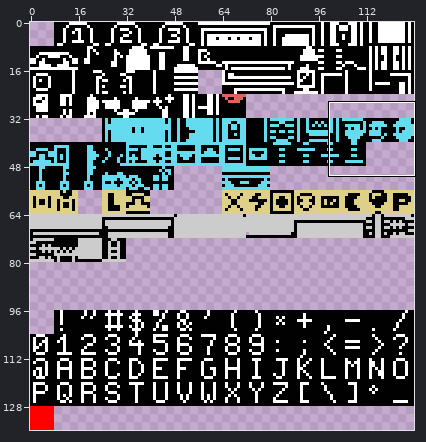
Edited in one commit: sprite sheet (room5/assets/tileset.png). The picture above shows the old version from afar; the outline marks the close-up.
Close-up. Before the commit:
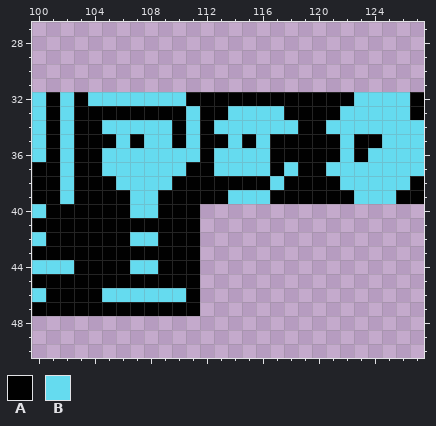
The file is 128x136 pixels. Shown: x 100..127, y 27..50.
Palette (. is transparent): A #010101  B #65dbef
Pixels before, first column x 100:
32 BABABBBBBBBAAAAAAAAAAAABBBBA
33 BABAAAAAAAABAABBBBAAAABBBBBA
34 BABAABBBBBABABBBBBBAABBBBBBB
35 BABAAABABBABAABABAAAAABAABBB
36 BABAABBBBBBBABBBBAAAAABABBBB
37 AABAABBBBBBAABBBBABAABBBBBBB
38 AABAAABBBBAAAAAAABAAAABBBBBA
39 AABAAAABBAAAAABBBAAAAAABBBAA
40 BAAAAAABBAAA................
41 AAAAAAAAAAAA................
42 BAAAAAABBAAA................
43 AAAAAAAAAAAA................
44 BBBAAAABBAAA................
45 AAAAAAAAAAAA................
46 BAAAABBBBBBA................
47 AAAAAAAAAAAA................
And afterwards:
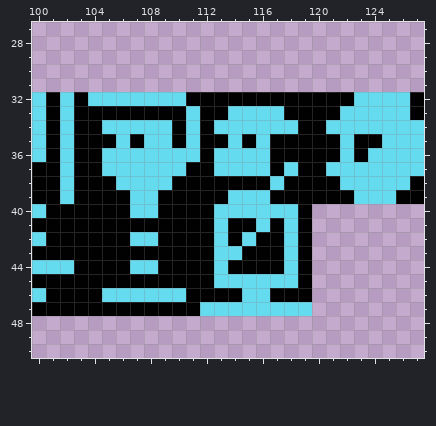
Diff:
y 40: x 112..119 ........ -> ABBBBBBA
y 41: x 112..119 ........ -> ABAABABA
y 42: x 112..119 ........ -> ABABAABA
y 43: x 112..119 ........ -> ABBAAABA
y 44: x 112..119 ........ -> ABAAAABA
y 45: x 112..119 ........ -> ABBBBBBA
y 46: x 112..119 ........ -> AAABBAAA
y 47: x 112..119 ........ -> BBBBBBBB
Pixel boxes of the changes (left, top, right, bottom) in both close-ups:
added: (200, 204, 312, 316)
